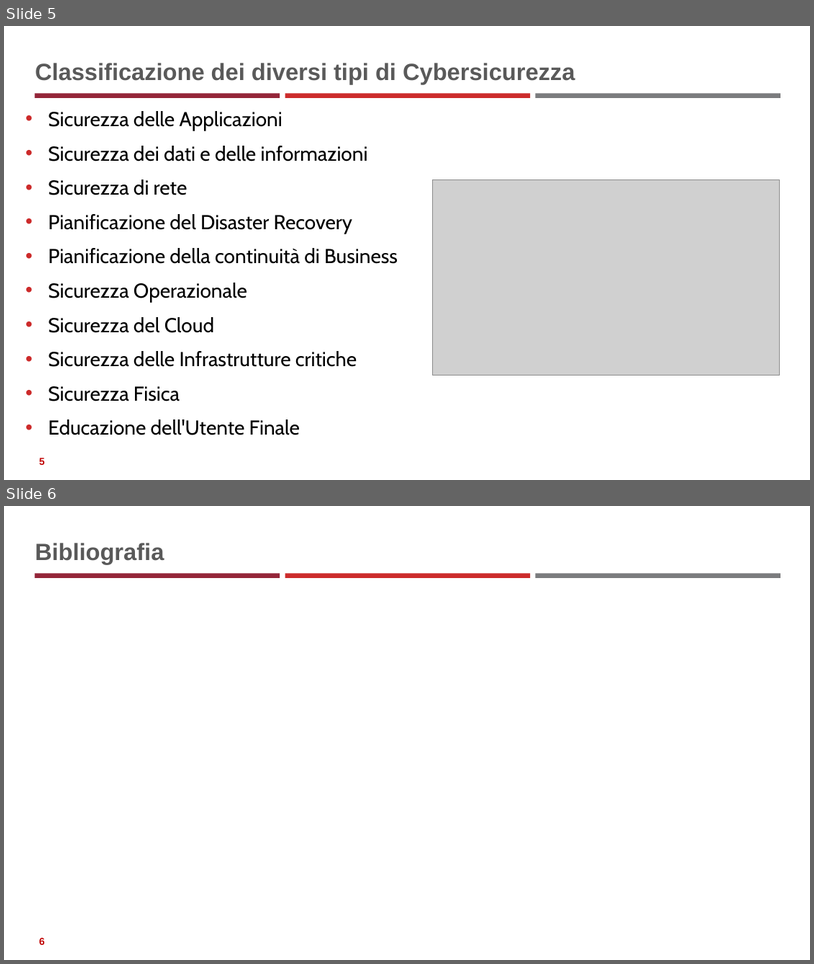
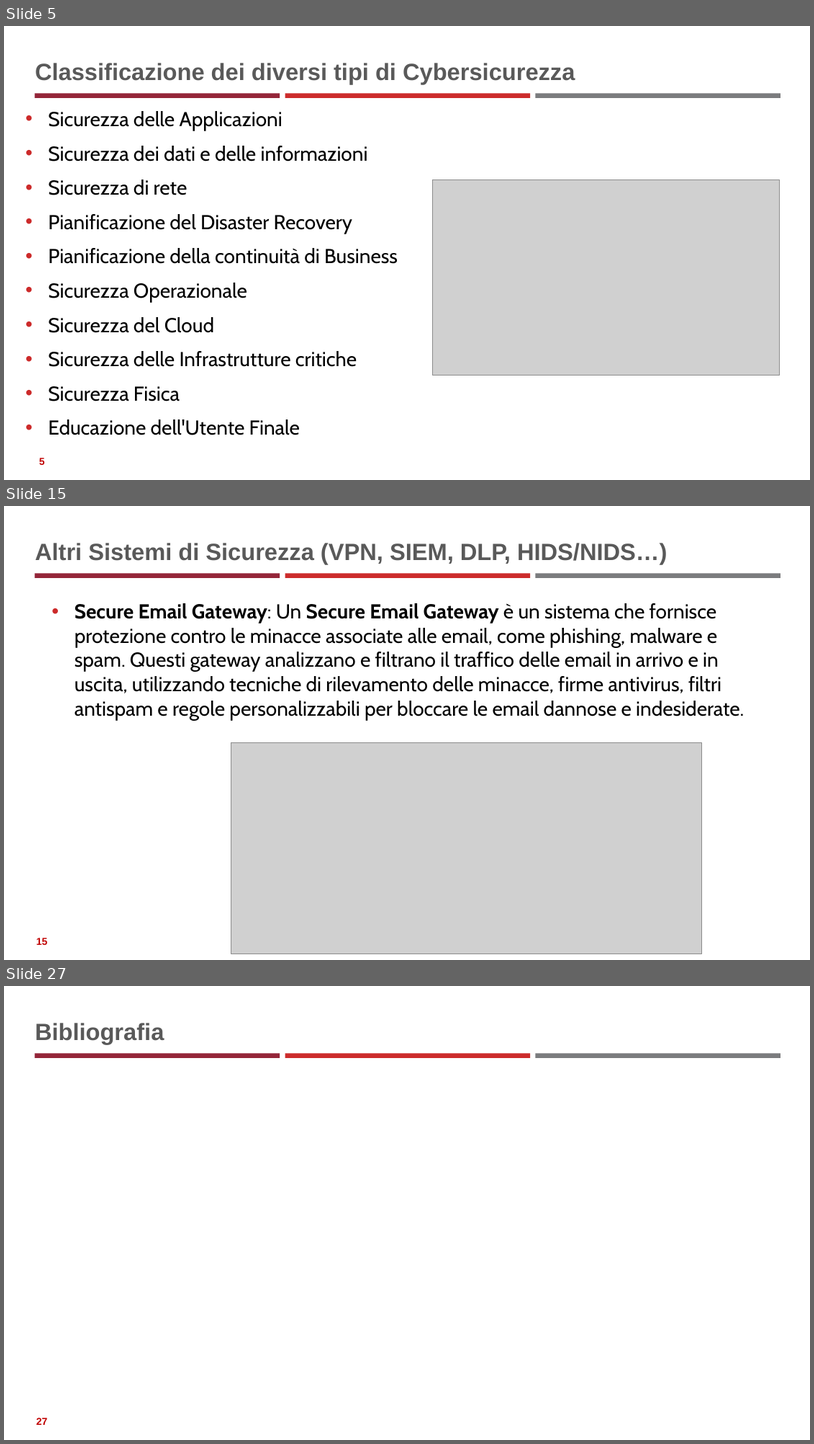
Before and after one commit to neural1977/data_science_interview_material, a slide deck: Cybersecurity/Fondamenti_di_Cybersicurezza.pptx. Shown one above the other, each under a label of ours: slides 5 and 6 before the commit, slides 5, 15 and 27 after it; the slides between them are not shown. The pictures are 814x964 and 814x1444 pixels, drawn with LibreOffice and Linux fonts; fonts in the diff are those of the drawing; grey boxes stand for pictures. Boxes give left, top, right and bottom in pixels: in the first picture for what was removed or moved away, otherwise in the second. Text is boxed around its words. In the diff, an @@ line names an element or a change of style, - is before the commit and + after.

```diff
--- a/Cybersecurity/Fondamenti_di_Cybersicurezza.pptx
+++ b/Cybersecurity/Fondamenti_di_Cybersicurezza.pptx
@@ slide 15 added at (4, 506, 810, 960), background #FFFFFF; not listed: 3 template elements that a slide beside it also shows @@
@@ title added at (35, 543, 667, 564), 28 pt, text #595959, bold @@
+Altri Sistemi di Sicurezza (VPN, SIEM, DLP, HIDS/NIDS…)
@@ text added at (75, 603, 744, 720), 24 pt, text #000000 @@
+• Secure Email Gateway: Un Secure Email Gateway è un sistema che fornisce protezione contro le minacce associate alle email, come phishing, malware e spam. Questi gateway analizzano e filtrano il traffico delle email in arrivo e in uscita, utilizzando tecniche di rilevamento delle minacce, firme antivirus, filtri antispam e regole personalizzabili per bloccare le email dannose e indesiderate.
@@ picture added at (232, 743, 702, 953) @@
@@ page number added at (36, 937, 48, 944), 12 pt, text #C00000, bold @@
+15
@@ what was slide 6 is now slide 27 @@
@@ page number at (36, 1417, 48, 1424): text changed @@
-6
+27
```
Also in this commit, not shown: 20 other slides added, 34 other files.
